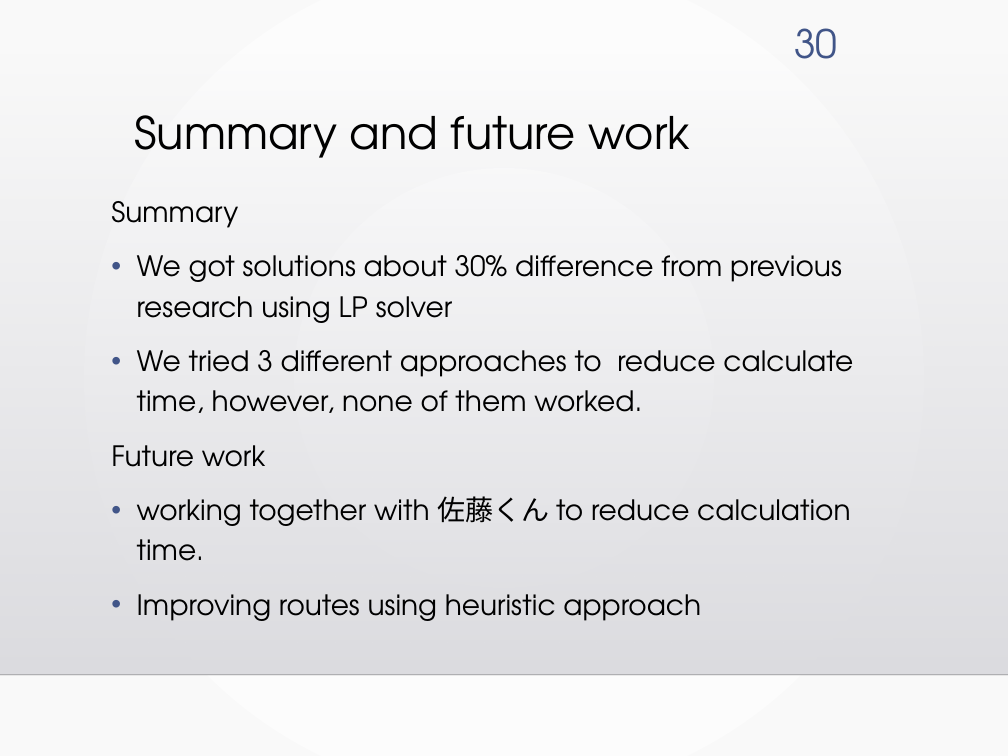
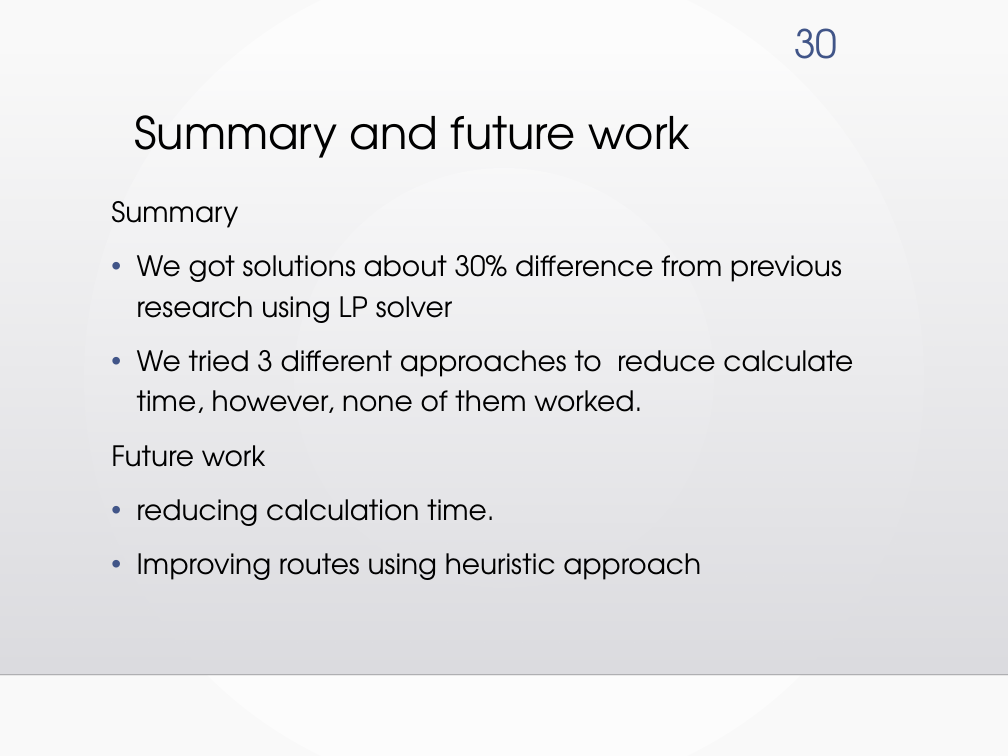
Before and after one commit to kotaro400/DARP, a slide deck: slide 30 of 中間発表_英語.pptx. Drawn at 1008x756 pixels with LibreOffice and Linux fonts; fonts in the diff are those of the drawing; background and template pictures are left out. Boxes give left, top, right and bottom in pixels: in the first picture for what was removed or moved away, otherwise in the second. Text is boxed around its words. In the diff, an @@ line names an element or a change of style, - is before the commit and + after.

```diff
--- a/中間発表_英語.pptx
+++ b/中間発表_英語.pptx
@@ text at bbox=[137, 499, 494, 526]: text changed @@
-• working together with 佐藤くん to reduce calculation time.
+• reducing calculation time.
```
Also in this commit, not shown: 1 other slide changed.
